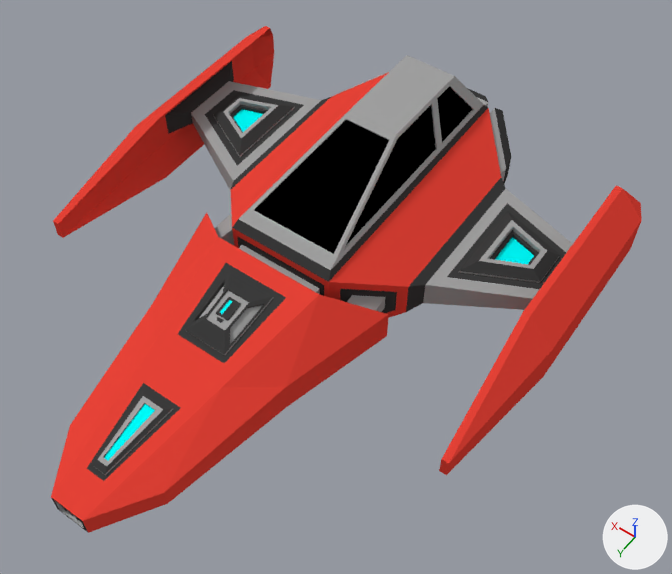
One commit to the Blender file Assets/Models/Player/Ship.blend: the scene before it, then after it.
One viewpoint serves both versions: a 50 mm lens placed at (-9.92, 11.77, 20.17), pointed at (-1.33, -0.26, 1.26). Lighting does not change. The marker at lower right points along +X, +Y and +Z.

Names of what the first picture shows: 'Body', 'Boosters', 'Canopy', 'FuelPack', 'QuantumDrive', 'Thrusters', 'Wings'.
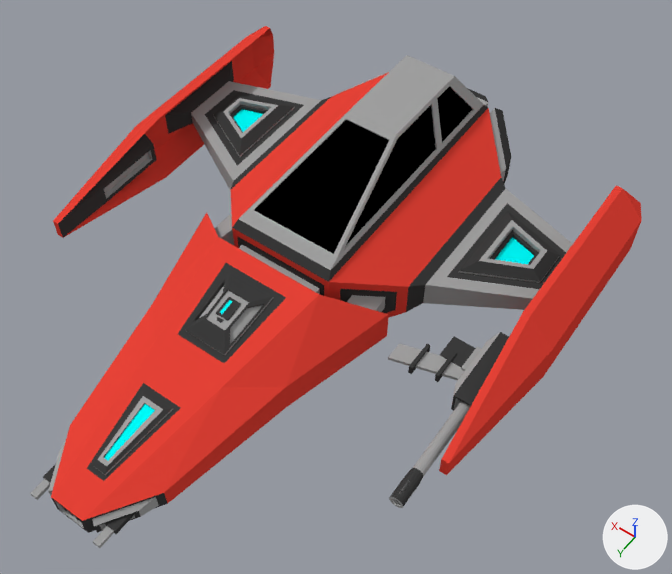
Commit message: Laser cannon

Location of each change, (x1, y1, x2, y2) in pixels of the pictures (672 x 574 px):
'RailGun', added
    after: (389, 332, 509, 508)
    faces in mat_rubber (black #3d3d3d): (390, 332, 509, 506)
    faces in mat_metal (grey #a1a1a1): (389, 333, 499, 508)
'LaserCannon', added
    after: (30, 440, 159, 548)
    faces in mat_metal (grey #a1a1a1): (30, 440, 159, 548)
    faces in mat_rubber (black #3d3d3d): (43, 465, 141, 534)
'MissileRack', added
    after: (388, 343, 464, 382)
    faces in mat_metal (grey #a1a1a1): (388, 343, 464, 381)
    faces in mat_rubber (black #3d3d3d): (408, 344, 457, 382)
part 1 of me_cube_003, built on
    before: (58, 136, 147, 237)
    after: (58, 134, 157, 237)
part 2 of me_cube_001, built on
    both: (83, 493, 168, 533)

The change in detail:
me_cube_003 is used by ob_wings; location (0.0, -3.51, 0.97).
me_cube_003 had 104 vertices, 110 faces and spanned x -6.81..6.81, y -4.01..5.85, z -1.12..1.26.
me_cube_003 now has 128 vertices, 138 faces and spans x -6.81..6.81, y -4.01..5.85, z -1.12..1.26.
Part 1, on me_cube_003:
2 faces are deleted.
16 vertices are added at x -6.26..6.1, y 2.03..4.26, z -0.36..0.29.
8 new vertices lie (0.16, 0.0, 0.0) away from vertices in x -6.26..6.1, y 2.18..4.11, z -0.23..0.16.
10 new faces join them, mat_metal (grey #a1a1a1).
20 new faces join them, mat_rubber (black #3d3d3d).
me_cube_001 is used by ob_body; location (0.0, -1.1, 1.01).
me_cube_001 had 380 vertices, 381 faces and spanned x -3.2..3.2, y -6.4..9.2, z -1.1..2.6.
me_cube_001 now has 396 vertices, 397 faces and spans x -3.2..3.2, y -6.4..9.2, z -1.1..2.6.
Part 2, on me_cube_001:
2 faces are deleted.
8 vertices are added at x -1.4..1.4, y 7.3..8.5, z -0.6..-0.1.
8 new vertices lie (0.0, 0.5, 0.0) away from vertices in x -1.4..1.4, y 7.3..8.5, z -0.6..-0.1.
8 new faces join them, mat_rubber (black #3d3d3d).
10 new faces join them, mat_metal (grey #a1a1a1).
Mesh me_cube_010 is new.
It has 220 vertices, 171 faces and spans x 0.0..1.73, y -1.12..4.05, z -0.32..0.32.
Faces by material slot: [86, 85].
It uses material mat_metal (grey #a1a1a1).
It uses material mat_rubber (black #3d3d3d).
Mesh me_cube_012 is new.
It has 44 vertices, 36 faces and spans x 0.0..2.73, y -0.97..0.97, z -0.19..0.19.
Faces by material slot: [13, 23].
It uses material mat_metal (grey #a1a1a1).
It uses material mat_rubber (black #3d3d3d).
Mesh me_cube_005 is new.
It has 96 vertices, 94 faces and spans x -1.36..1.36, y -1.03..1.03, z -0.25..0.25.
Faces by material slot: [2, 52, 40].
It uses material mat_screen (cyan #00ffff).
It uses material mat_metal (grey #a1a1a1).
It uses material mat_rubber (black #3d3d3d).
Object 'RailGun' (ob_railgun) is new; it shows me_cube_010.
Its location is (-6.26, -0.36, 0.94).
Object 'MissileRack' (ob_missilerack) is new; it shows me_cube_012.
Its location is (-6.26, -0.36, 0.94).
Object 'LaserCannon' (ob_lasercannon) is new; it shows me_cube_005.
Its location is (0.0, 7.19, 0.71).
